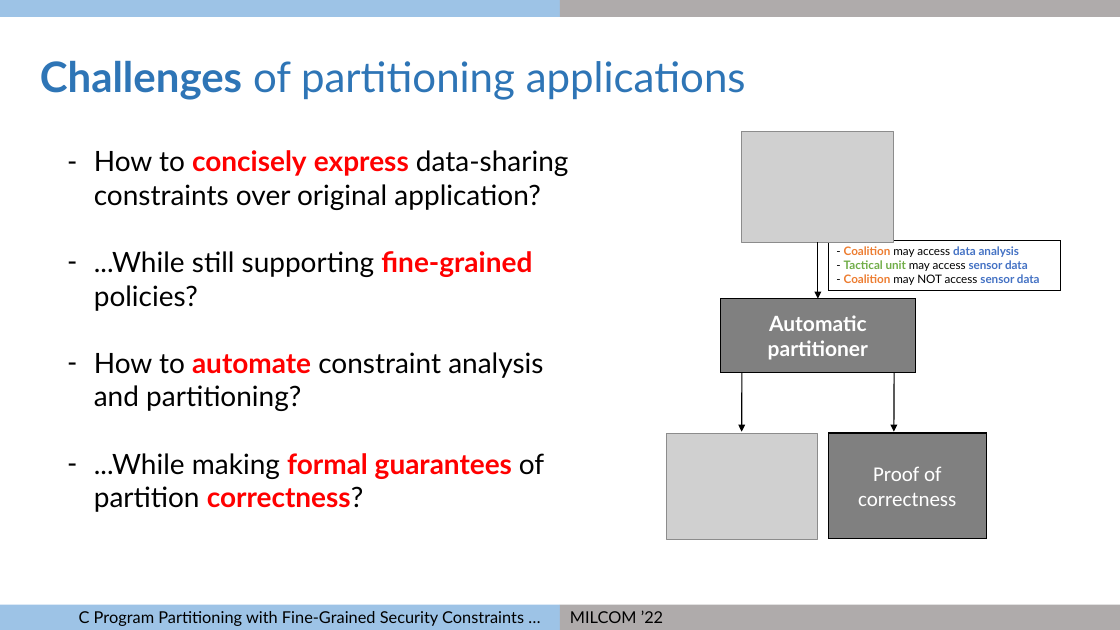
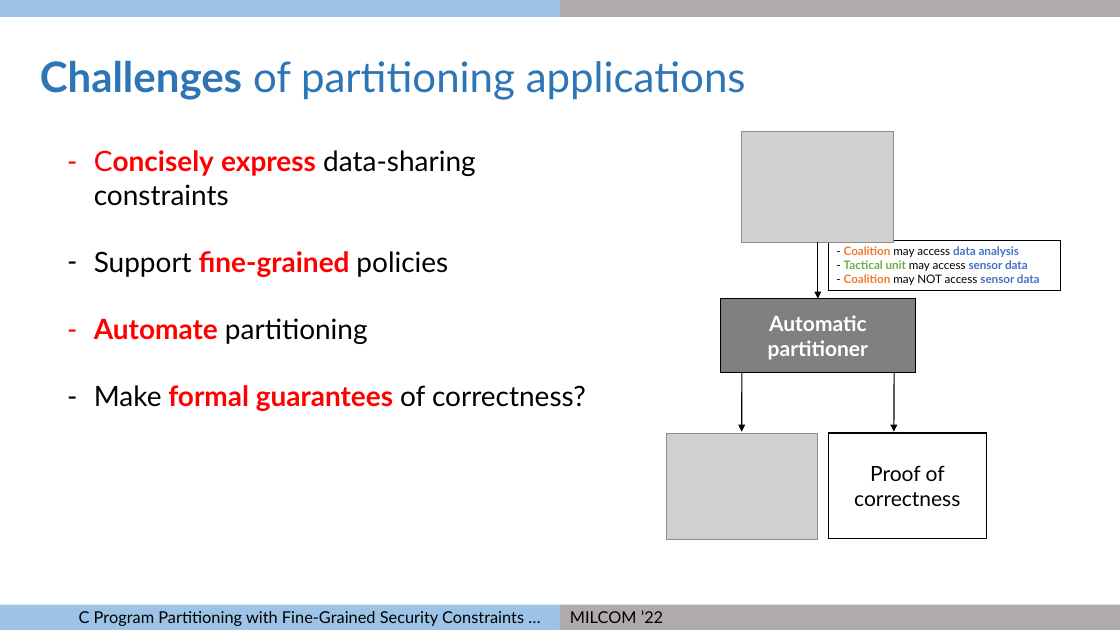
Before and after one commit to gaps-closure/ect, a slide deck: slide 14 of milcom-2022.pptx (slide 13 before the commit). Drawn at 1120x630 pixels with LibreOffice and Linux fonts; fonts in the diff are those of the drawing; grey boxes stand for pictures. Boxes give left, top, right and bottom in pixels: in the first picture for what was removed or moved away, otherwise in the second. Text is boxed around its words. In the diff, an @@ line names an element or a change of style, - is before the commit and + after.

```diff
--- a/milcom-2022.pptx
+++ b/milcom-2022.pptx
@@ text at bbox=[94, 150, 586, 411]: text changed @@
-– How to concisely express data-sharing constraints over original application?
-– ...While still supporting fine-grained policies?
-– How to automate constraint analysis and partitioning?
-– ...While making formal guarantees of partition correctness?
+– Concisely express data-sharing constraints
+– Support fine-grained policies
+– Automate partitioning
+– Make formal guarantees of correctness?
@@ rectangle "Proof of correctness" at bbox=[828, 433, 986, 539]: font Calibri to Lato, text colour #FFFFFF to #000000; fill #808080 to none @@
```
Also in this commit, not shown: 18 other slides changed, 68 slides added.
